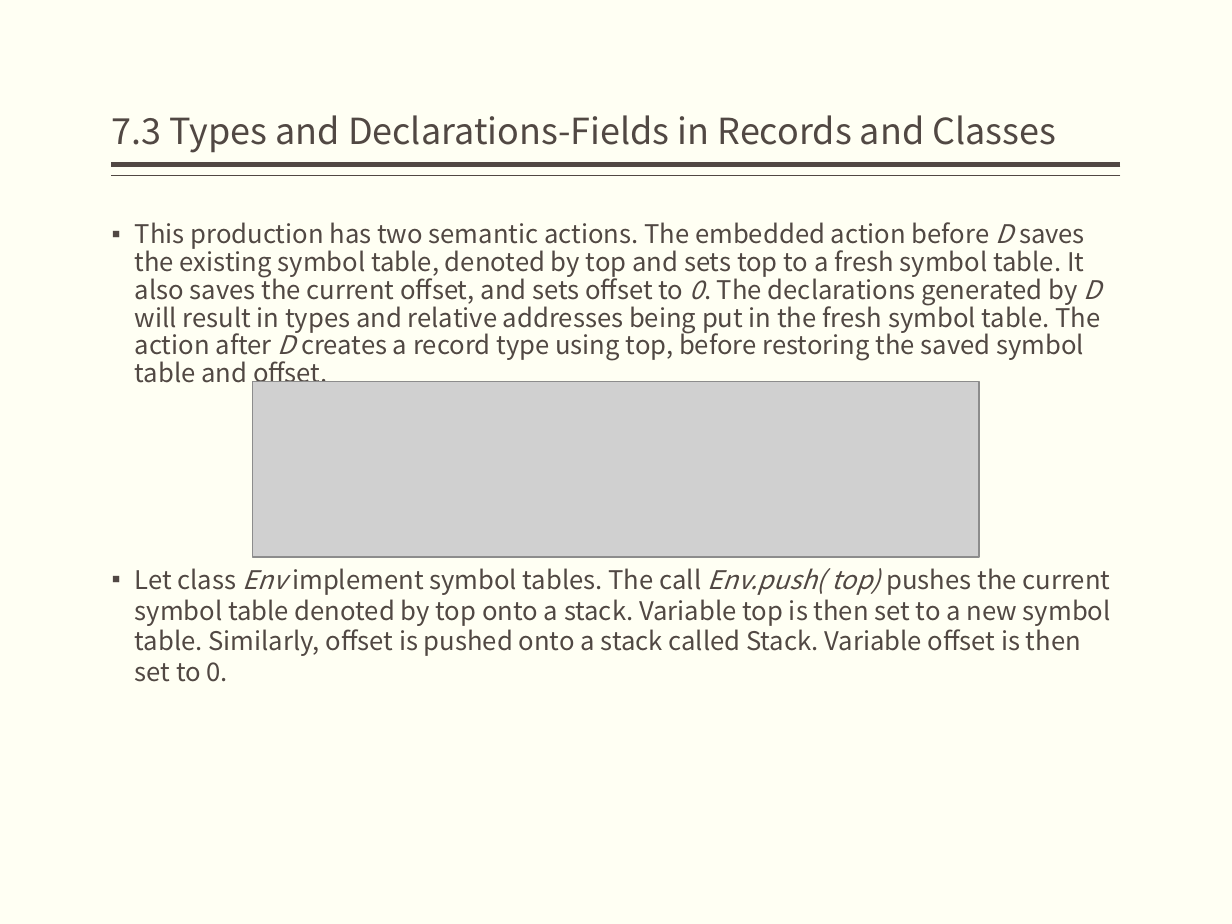
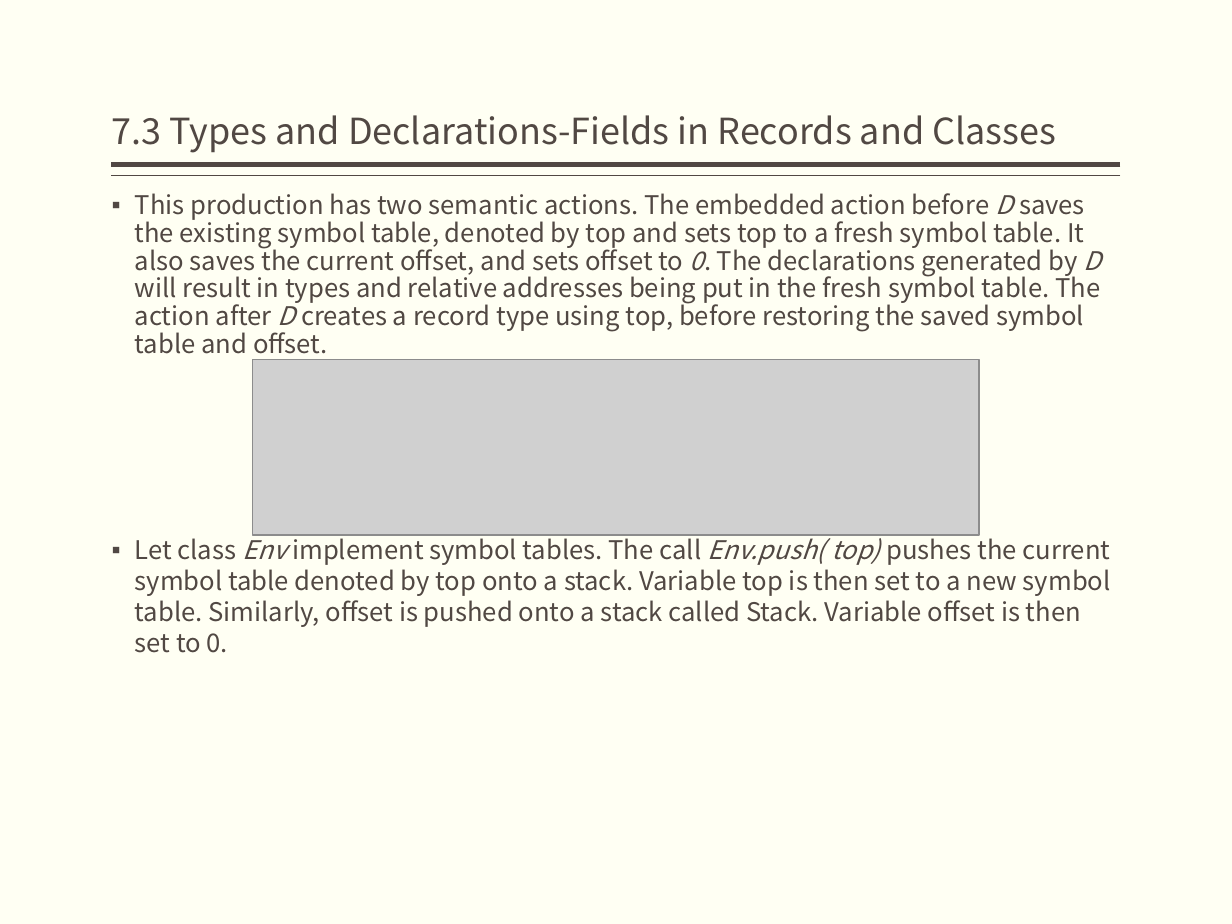
Before and after one commit to jz81/jz81.github.io, a slide deck: slide 20 of course/compiler/LectureNotes/(Spring2018)Lecture7.pptx. Drawn at 1232x924 pixels with LibreOffice and Linux fonts; fonts in the diff are those of the drawing; grey boxes stand for pictures. Boxes give left, top, right and bottom in pixels: in the first picture for what was removed or moved away, otherwise in the second. Text is boxed around its words. In the diff, an @@ line names an element or a change of style, - is before the commit and + after.

```diff
--- a/course/compiler/LectureNotes/(Spring2018)Lecture7.pptx
+++ b/course/compiler/LectureNotes/(Spring2018)Lecture7.pptx
@@ text "This production has two semantic ...": place and size @@
-text "This production has two semantic ..." at <box>135,222,1111,682</box>
+text "This production has two semantic ..." at <box>135,193,1111,653</box>
@@ picture: place and size @@
-picture at <box>253,382,979,558</box>
+picture at <box>253,360,979,536</box>
```
Also in this commit, not shown: 2 other slides changed, 19 slides added.
